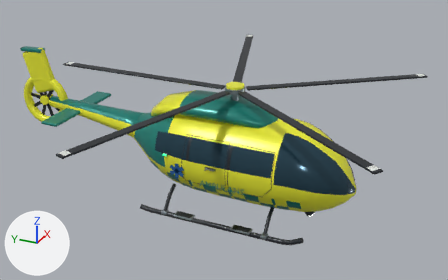
Before and after pictures for a commit that changed the glTF model vehicles/ambulance_helicopter.glb.
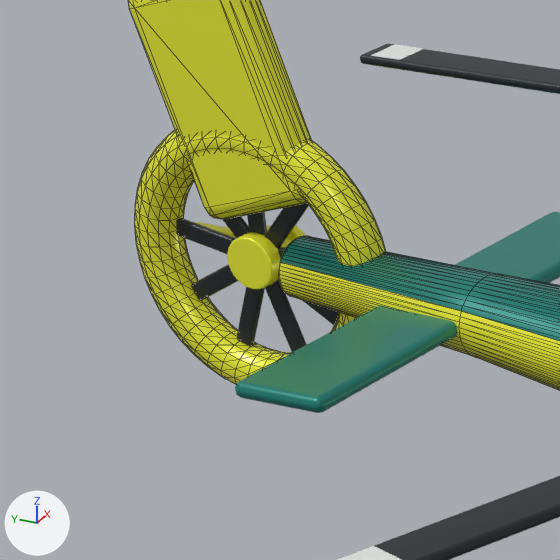
Each version appears first whole from a 50 mm lens placed at (-12.9, -5.89, 8.33), pointed at (0.32, 0.06, 1.73), and next in a close-up on the part from 0% to 22% of the width and 19% to 55% of the height. Arrows for +X, +Y and +Z are at lower left; the lights stay in place. The first two pictures are the older version. The close-ups show mesh edges as thin lines. Where no turn or scale is listed for an object, it has been applied to the vertices. Vertices at exactly the same position are counted once.

Objects in the first close-up: 'Fan hub', 'Fenestron blade.001', 'Fenestron blade.004', 'Fenestron blade.005', 'Fenestron blade.006', 'Fenestron blade.007', 'Horizontal stabilizer', 'Main rotor blade', 'Main rotor blade.001', 'Molded fenestron shroud', 'Swept yellow tail fin', 'Tail boom' and 8 more.
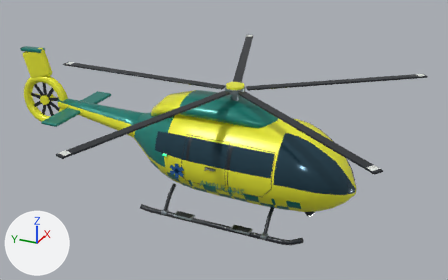
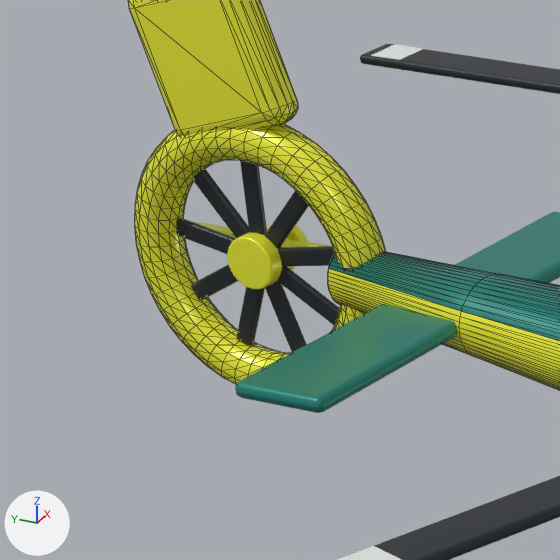
Commit message: Clear the ambulance helicopter tail rotor opening

Where the newer file only moved an object's origin or applied its transform, the numbers keep the older frame.

Where the change shows, as pixel boxes [x1, y1, x2, y2] in the close-ups (560 x 560 px; the box of a moved part takes in the faces that stretch with it):
'Swept yellow tail fin', reshaped: before [128, 0, 312, 219]; after [128, 0, 298, 136]
'Tail boom', reshaped: before [278, 236, 560, 391]; after [327, 252, 560, 391]
part 1 of me_cube_065, moved or reshaped: before [133, 0, 312, 219]; after [133, 0, 298, 136]
part 2 of me_tail_boom, moved or reshaped: before [278, 236, 497, 356]; after [327, 252, 497, 355]
'Fenestron blade.008', unchanged, uncovered by the edit: before [193, 178, 249, 238]; after [193, 169, 249, 238]
'Fenestron blade', unchanged, uncovered by the edit: before [247, 212, 267, 235]; after [240, 160, 267, 235]

What changed in the scene script:
```text
Change me_cube_065:
    used by ob_swept_yellow_tail_fin; location = (0.0, 5.48, 2.95)
    remove me_cube_065.from_pydata(...)  # 96 vertices, 188 faces; spans x -0.11..0.11, y -0.496..0.496, z -0.655..0.655
    add me_cube_065.from_pydata(...)  # 96 vertices, 188 faces; spans x -0.11..0.11, y -0.378..0.496, z -0.273..0.655
    me_cube_065 part 1: all 48 vertices in x -0.11..0.11, y -0.496..0.193, z -0.655..-0.381 are moved by (0.0, 0.118, 0.382)
Change me_tail_boom:
    used by ob_tail_boom; location = (0.0, 0.0, 0.0)
    remove me_tail_boom.from_pydata(...)  # 192 vertices, 380 faces; spans x -0.52..0.52, y 1.92..5.16, z 1.38..2.25
    add me_tail_boom.from_pydata(...)  # 192 vertices, 380 faces; spans x -0.52..0.52, y 1.92..4.89, z 1.38..2.25
    me_tail_boom part 2: all 48 vertices in x -0.17..0.17, y 5.16, z 1.95..2.25 are scaled about their middle by (0.824, 1, 1), then moved by (0.0, -0.27, 0.0)
```
